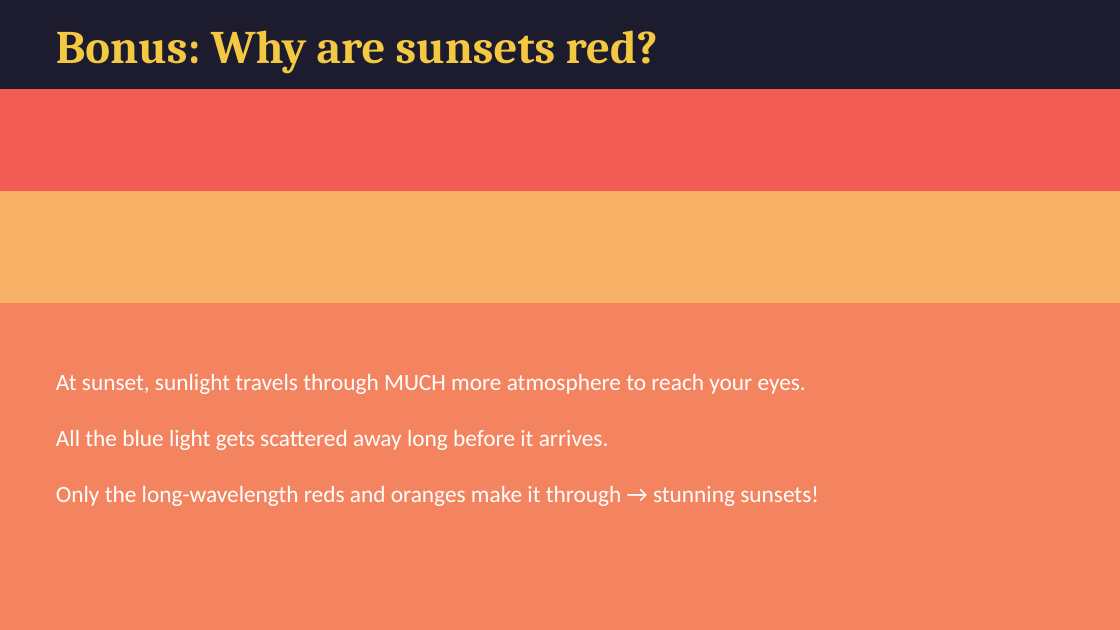
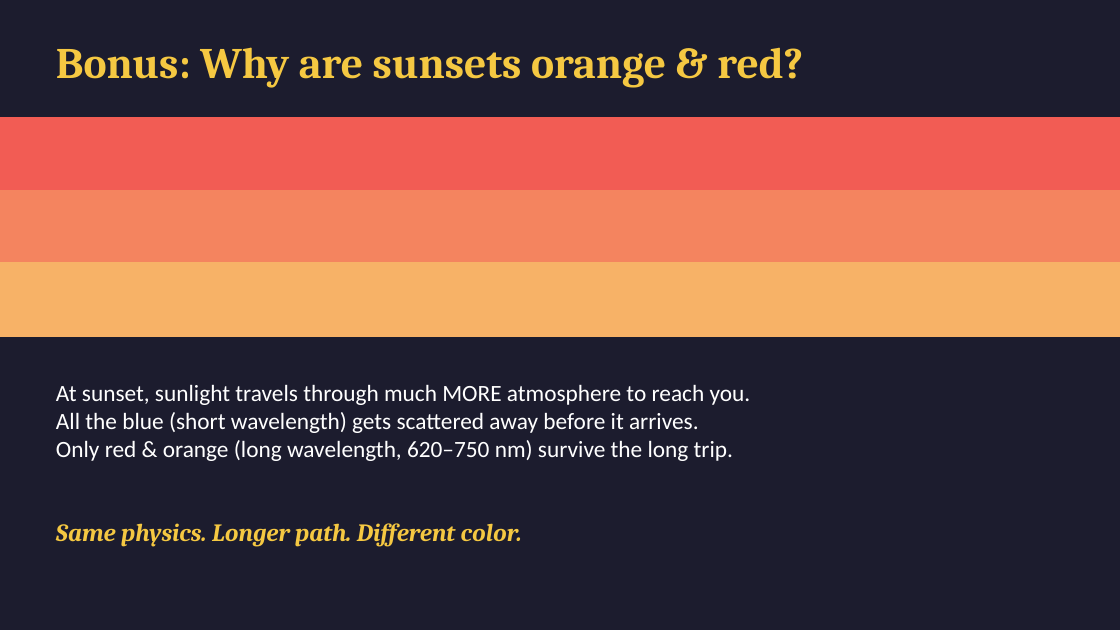
Before and after one commit to aedilkha/hamilton-training, a slide deck: slide 4 of WhyIsSkyBlue.pptx. Drawn at 1120x630 pixels with LibreOffice and Linux fonts; fonts in the diff are those of the drawing. Boxes give left, top, right and bottom in pixels: in the first picture for what was removed or moved away, otherwise in the second. Text is boxed around its words. In the diff, an @@ line names an element or a change of style, - is before the commit and + after.

Commit message:
Simpler version with wavelength spectrum

```diff
--- a/WhyIsSkyBlue.pptx
+++ b/WhyIsSkyBlue.pptx
@@ text at (56,47,803,88): text changed; size 30 to 28 pt @@
-Bonus: Why are sunsets red?
+Bonus: Why are sunsets orange & red?
@@ rectangle: place and size @@
-rectangle at (0,168,1120,302)
+rectangle at (0,118,1120,190)
@@ rectangle at (0,118,1120,190): fill #F7B267 to #F25C54; outline #F7B267 1 pt to #F25C54 1 pt @@
@@ rectangle: place and size @@
-rectangle at (0,90,1120,190)
+rectangle at (0,190,1120,263)
@@ rectangle at (0,190,1120,263): fill #F25C54 to #F4845F; outline #F25C54 1 pt to #F4845F 1 pt @@
@@ rectangle added at (0,263,1120,336), fill #F7B267, outline #F7B267 1 pt @@
@@ rectangle removed at (0,280,1120,629) @@
@@ text at (56,384,751,461): text changed @@
-At sunset, sunlight travels through MUCH more atmosphere to reach your eyes.
-All the blue light gets scattered away long before it arrives.
-Only the long-wavelength reds and oranges make it through → stunning sunsets!
+At sunset, sunlight travels through much MORE atmosphere to reach you.
+All the blue (short wavelength) gets scattered away before it arrives.
+Only red & orange (long wavelength, 620–750 nm) survive the long trip.
@@ text added at (56,523,522,547), 16 pt, text #F5C842, bold, italic @@
+Same physics. Longer path. Different color.
```
Also in this commit, not shown: 1 other slide changed, 2 slides added, 3 slides removed, 1 other file.
